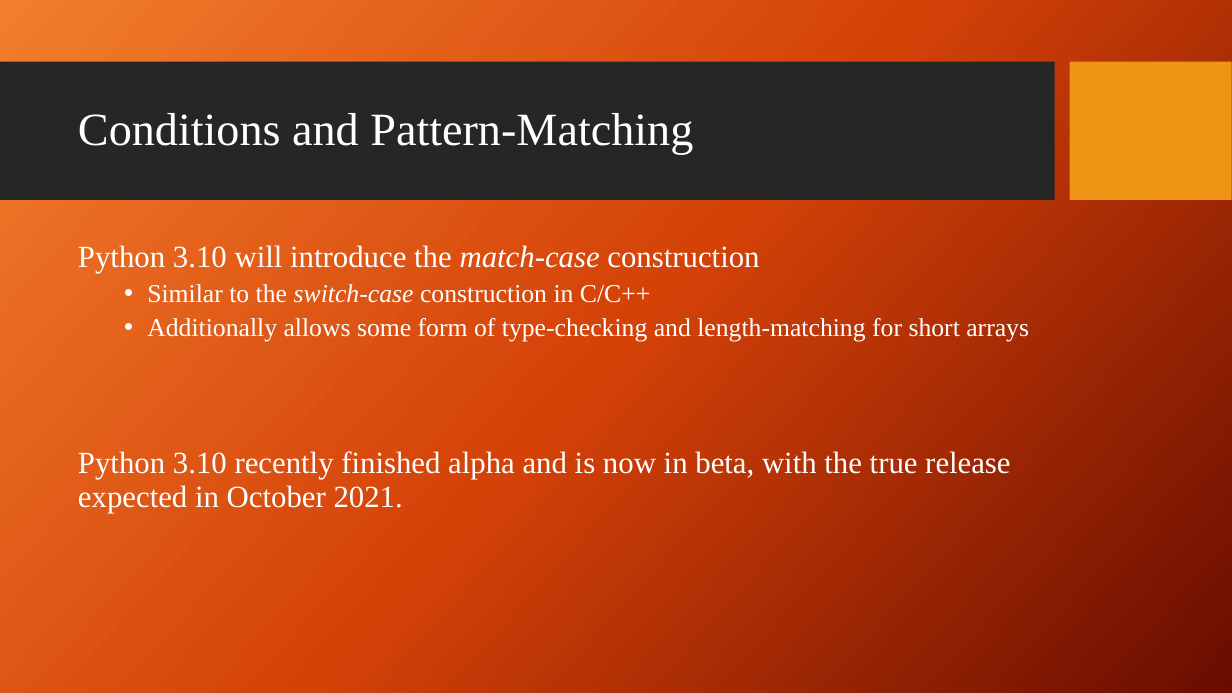
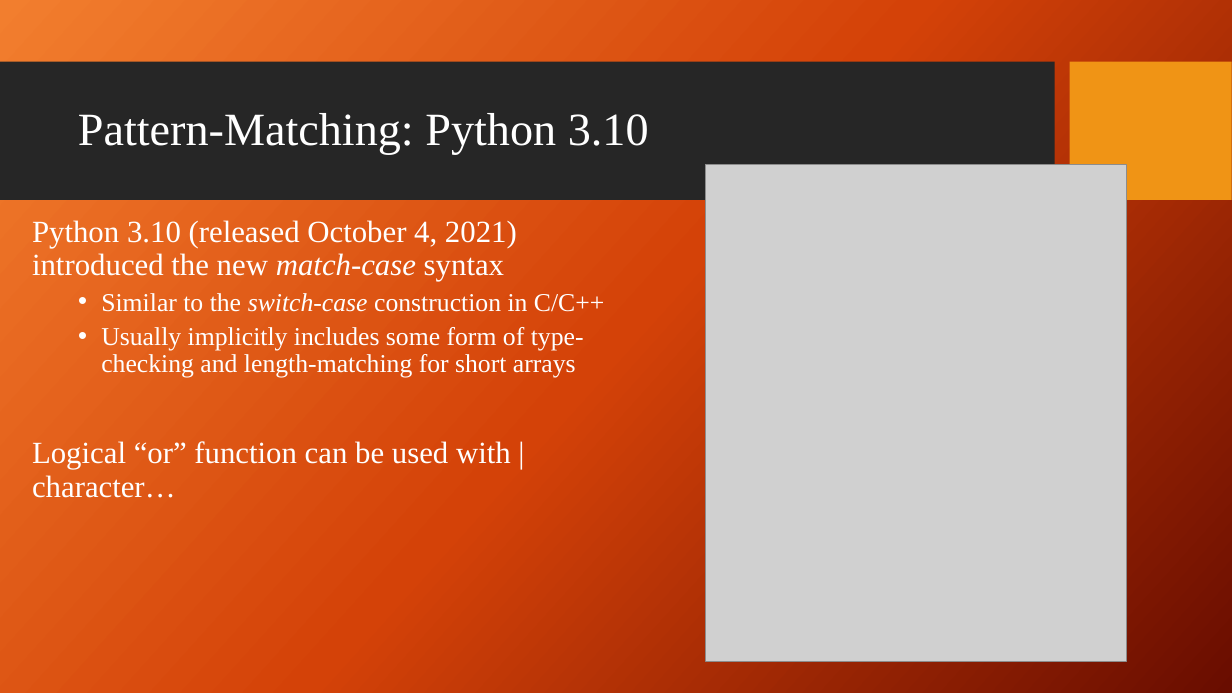
Before and after one commit to giganano/PythonBootcamp, a slide deck: slide 28 of slides/review.pptx (slide 19 before the commit). Drawn at 1232x693 pixels with LibreOffice and Linux fonts; fonts in the diff are those of the drawing; grey boxes stand for pictures; background and template pictures are left out. Boxes give left, top, right and bottom in pixels: in the first picture for what was removed or moved away, otherwise in the second. Text is boxed around its words. In the diff, an @@ line names an element or a change of style, - is before the commit and + after.

Commit message:
slides: updates to session 2, python 3.10 match-case syntax

```diff
--- a/slides/review.pptx
+++ b/slides/review.pptx
@@ title at (78,113,649,154): text changed @@
-Conditions and Pattern-Matching
+Pattern-Matching: Python 3.10
@@ picture added at (705,165,1127,662) @@
@@ text "Python 3.10 (released October 4, ...": place and size @@
-text "Python 3.10 (released October 4, ..." at (78,245,1029,513)
+text "Python 3.10 (released October 4, ..." at (32,220,604,498)
@@ text at (32,220,517,281): text changed @@
-Python 3.10 will introduce the match-case construction
+Python 3.10 (released October 4, 2021) introduced the new match-case syntax
@@ text at (32,327,584,498): text changed; size 24 to 20 pt @@
-  • Additionally allows some form of type-checking and length-matching for short arrays
-Python 3.10 recently finished alpha and is now in beta, with the true release expected in October 2021.
+  • Usually implicitly includes some form of type-checking and length-matching for short arrays
+Logical “or” function can be used with | character…
```
Also in this commit, not shown: 2 other slides changed, 3 slides added.
